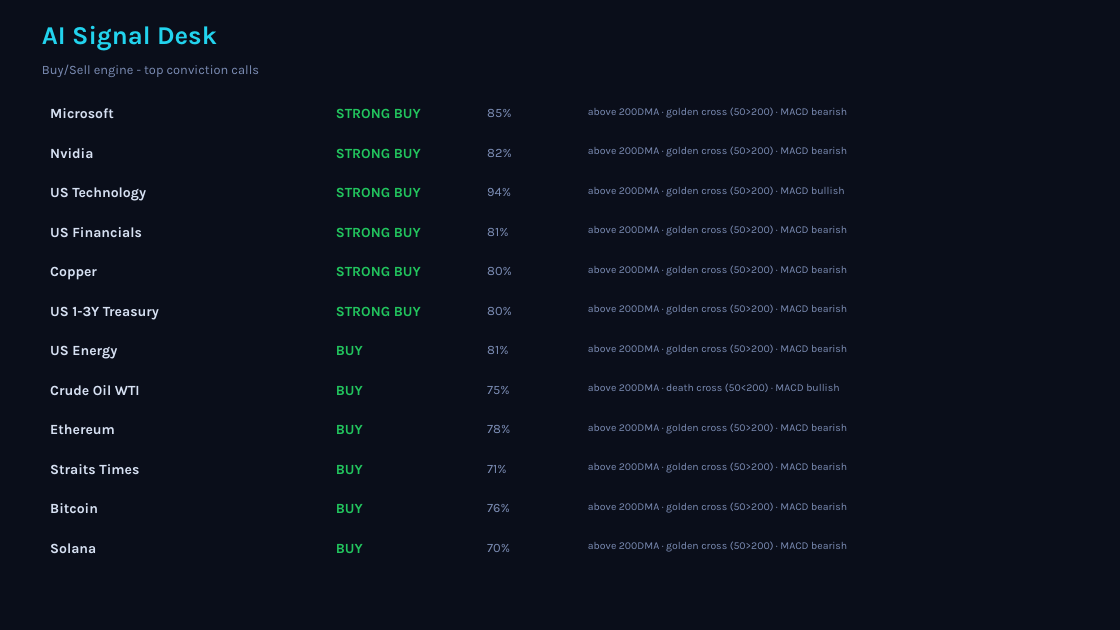
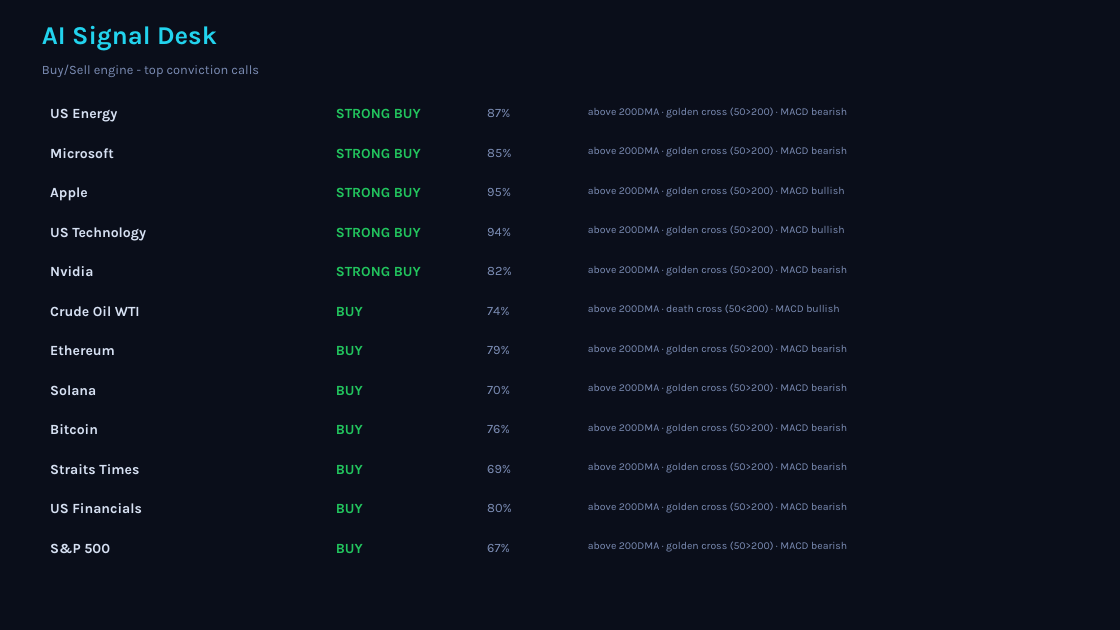
Before and after one commit to Pravkum23/pmr-terminal, a slide deck: slide 4 of docs/pmr_daily.pptx. Drawn at 1120x630 pixels with LibreOffice and Linux fonts; fonts in the diff are those of the drawing. Boxes give left, top, right and bottom in pixels: in the first picture for what was removed or moved away, otherwise in the second. Text is boxed around its words. In the diff, an @@ line names an element or a change of style, - is before the commit and + after.

```diff
--- a/docs/pmr_daily.pptx
+++ b/docs/pmr_daily.pptx
@@ text "US Energy": place and size @@
-text "US Energy" at bbox=[50, 345, 117, 359]
+text "US Energy" at bbox=[50, 108, 117, 122]
@@ text added at bbox=[487, 109, 510, 117], 11 pt, text #7C8DB5 @@
+87%
@@ text removed at bbox=[50, 148, 93, 158] @@
-Nvidia
@@ 3 texts: place and size @@
-3 texts at bbox=[50, 108, 511, 196]
+3 texts at bbox=[50, 148, 511, 236]
@@ text at bbox=[50, 187, 87, 201]: text changed @@
-US Technology
+Apple
@@ text added at bbox=[487, 188, 511, 196], 11 pt, text #7C8DB5 @@
+95%
@@ text at bbox=[50, 227, 146, 241]: text changed @@
-US Financials
+US Technology
@@ text removed at bbox=[487, 228, 508, 236] @@
-81%
@@ text at bbox=[588, 225, 844, 236]: text changed @@
-above 200DMA · golden cross (50>200) · MACD bearish
+above 200DMA · golden cross (50>200) · MACD bullish
@@ text at bbox=[50, 266, 93, 276]: text changed @@
-Copper
+Nvidia
@@ text at bbox=[487, 267, 512, 275]: text changed @@
-80%
+82%
@@ text removed at bbox=[50, 306, 159, 320] @@
-US 1-3Y Treasury
@@ text at bbox=[336, 307, 363, 316]: text changed @@
-STRONG BUY
+BUY
@@ text at bbox=[487, 307, 510, 315]: text changed @@
-80%
+74%
@@ text at bbox=[588, 304, 839, 313]: text changed @@
-above 200DMA · golden cross (50>200) · MACD bearish
+above 200DMA · death cross (50<200) · MACD bullish
@@ text at bbox=[487, 346, 510, 354]: text changed @@
-81%
+79%
@@ text added at bbox=[50, 385, 96, 395], 12 pt, text #D7E1F3, bold @@
+Solana
@@ text at bbox=[487, 386, 510, 394]: text changed @@
-75%
+70%
@@ text at bbox=[588, 383, 847, 394]: text changed @@
-above 200DMA · death cross (50<200) · MACD bullish
+above 200DMA · golden cross (50>200) · MACD bearish
@@ 4 texts: place and size @@
-4 texts at bbox=[50, 385, 510, 513]
+4 texts at bbox=[50, 306, 510, 434]
@@ text at bbox=[487, 465, 511, 473]: text changed @@
-71%
+69%
@@ text added at bbox=[50, 503, 142, 513], 12 pt, text #D7E1F3, bold @@
+US Financials
@@ text added at bbox=[487, 504, 512, 512], 11 pt, text #7C8DB5 @@
+80%
@@ text at bbox=[50, 543, 110, 553]: text changed @@
-Solana
+S&P 500
@@ text at bbox=[487, 544, 510, 552]: text changed @@
-70%
+67%
```
Also in this commit, not shown: 3 other slides changed, 2 other files.
